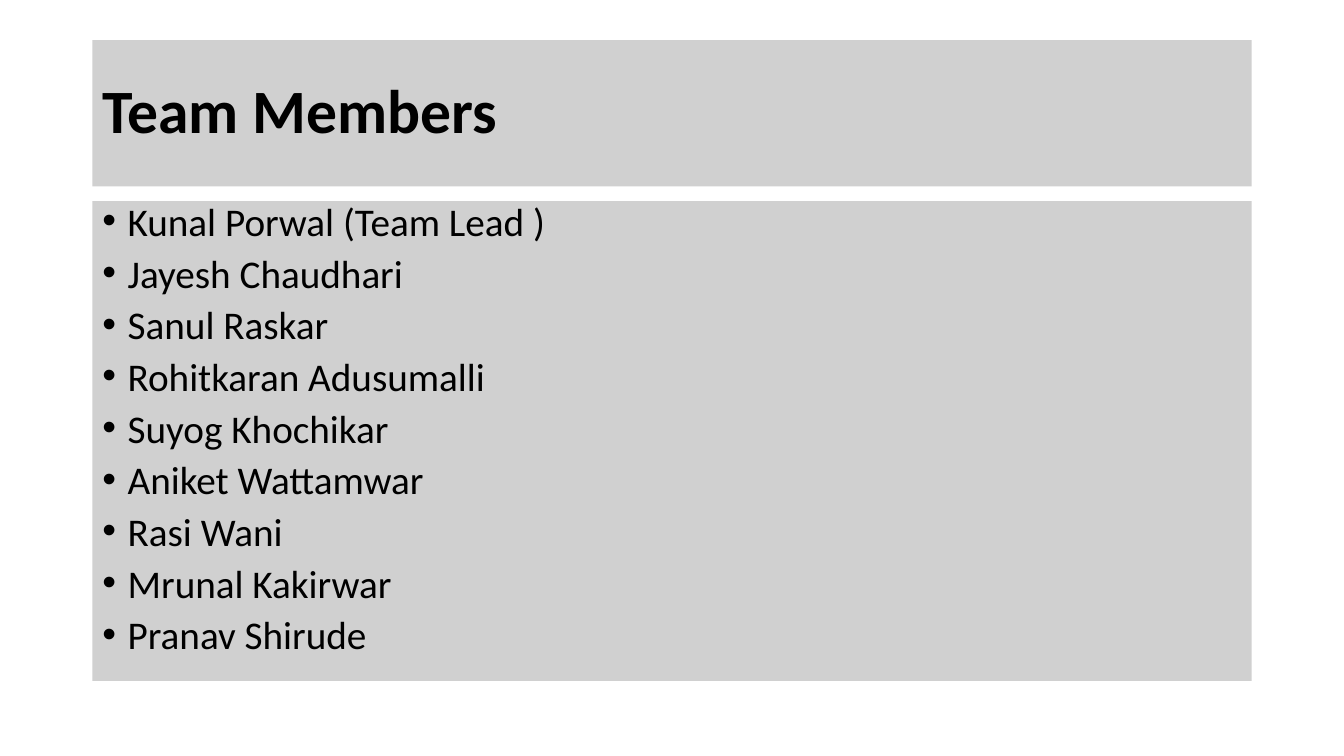
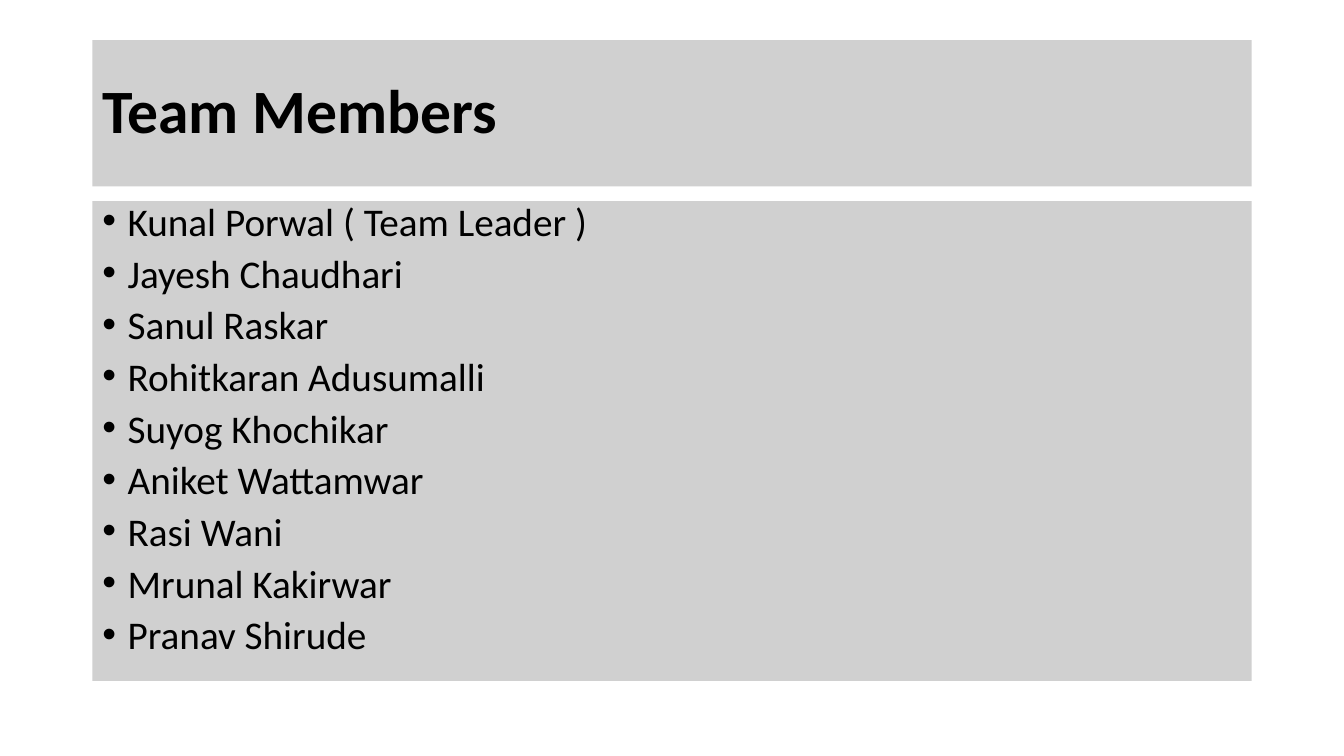
Before and after one commit to Sanul-Raskar/online-auction, a slide deck: slide 2 of documents/Codefury_2020.pptx. Drawn at 1344x756 pixels with LibreOffice and Linux fonts; fonts in the diff are those of the drawing; grey boxes stand for pictures; background and template pictures are left out. Boxes give left, top, right and bottom in pixels: in the first picture for what was removed or moved away, otherwise in the second. Text is boxed around its words. In the diff, an @@ line names an element or a change of style, - is before the commit and + after.

Commit message:
Changes done in Presentation

```diff
--- a/documents/Codefury_2020.pptx
+++ b/documents/Codefury_2020.pptx
@@ text in picture at (128, 208, 566, 237): text changed @@
-• Kunal Porwal (Team Lead )
+• Kunal Porwal ( Team Leader )
```
Also in this commit, not shown: 1 other slide changed, 6 slides added.
